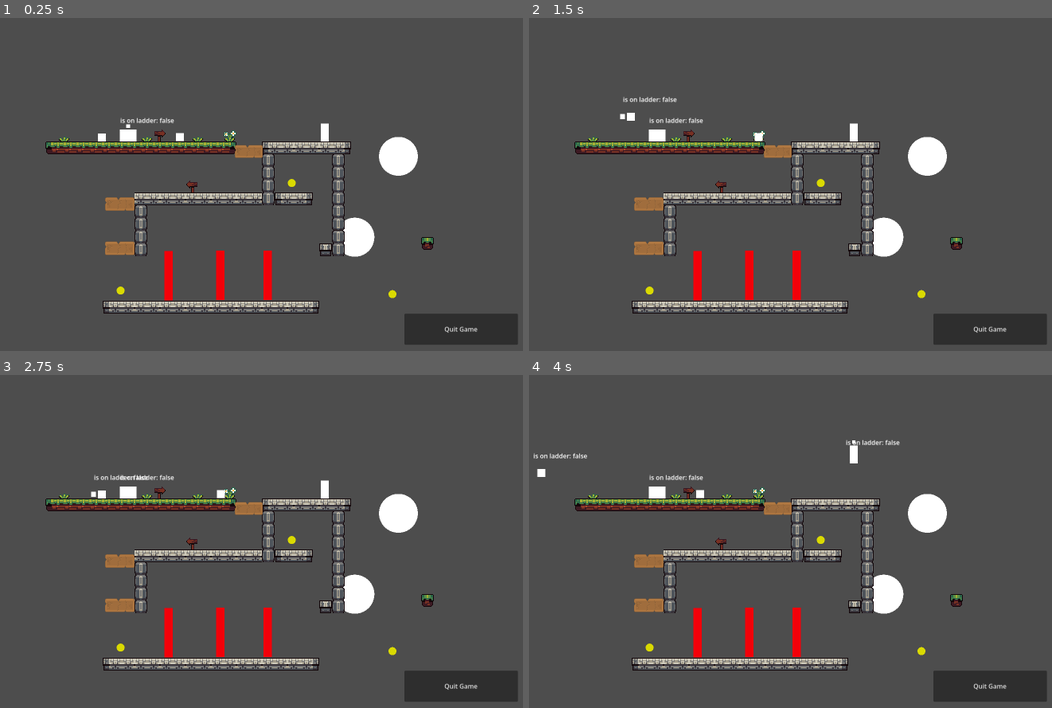
Above: before the commit, frames 1-4 (two rows, left to right).
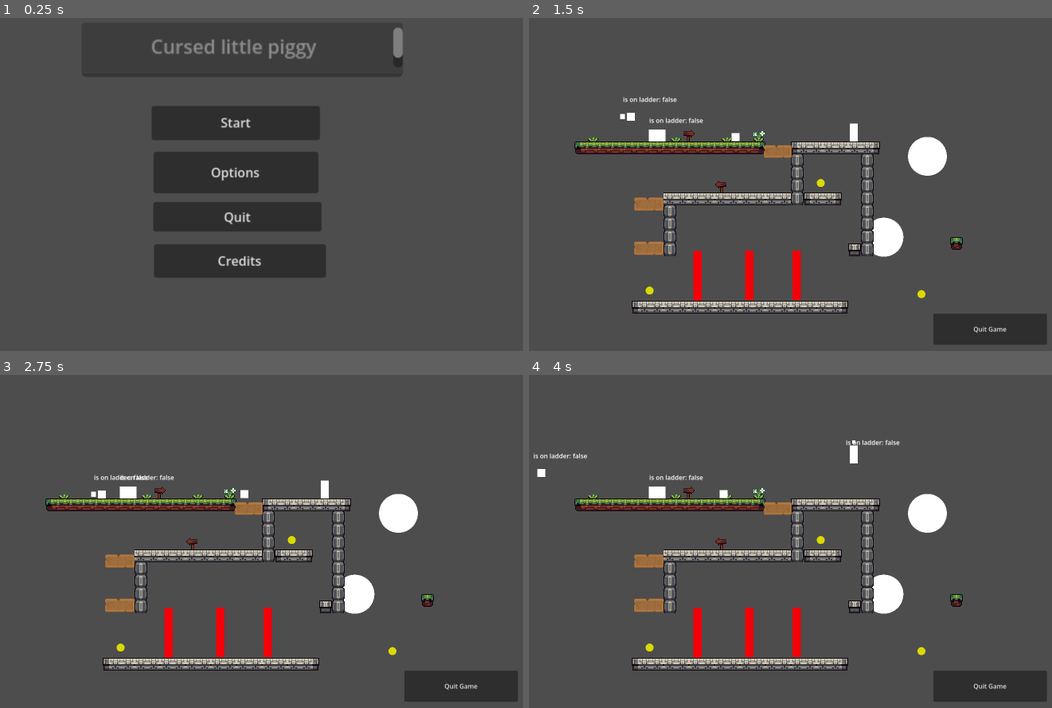
Above: after the commit, the same moments.

Repository: sighyuel/The-Cursed-Little-Pigs
Game: Godot game, scene res://test-stuff/scenes/MainMenu.tscn
Same seed, same stepped clock (60 frames per second), same inputs: the game is played once before the commit and once after it. Before the commit the project starts from res://test-stuff/levels/test-level.tscn.
Inputs (mouse positions are in pixels of both pictures, inside the frame that each line leads up to):
- Up to frame 1 (0.25 s): no input
- Up to frame 2 (1.5 s): click (764, 124) at 0.5 s, where only the run after the commit has a clickable "Start"; hold C (Right Bumper) from 1.28 s (still down); tap Space (A) at 1.35 s
- Up to frame 3 (2.75 s): keep holding C (Right Bumper); tap Up (ui_up) at 1.52, 2.27 s; tap Space (A) at 2.1 s
- Up to frame 4 (4 s): release C (Right Bumper) at 2.78 s; hold Left (ui_left) 2.78-3.53 s; tap Z (B) at 2.85 s; tap Space (A) at 3.05, 3.8 s; hold C (Right Bumper) from 3.53 s (still down); tap X (Y) at 3.6 s; tap Up (ui_up) at 3.77 s

The runs differ from the first frame. In frame 1, 23% of the frame differs, in the area x 8-99%, y 2-99%; in frame 2, less than 0.1%; in frame 3, less than 0.1%; in frame 4, less than 0.1%.

Commit message:
Fixed Spelling Mistake
- Main Menu is now spelt correctly

- Default scene is now Main Menu

Diff:
--- a/test-project/project.godot
+++ b/test-project/project.godot
@@ -15,7 +15,7 @@
 [application]
 
 config/name="Cursed_Little_Pigs_Alpha"
-run/main_scene="uid://h0av8kw4uam5"
+run/main_scene="uid://cfbynoao0yg34"
 config/features=PackedStringArray("4.6", "Forward Plus")
 config/icon="res://picture of john godot/icon.svg"
 
--- a/test-project/test-stuff/scenes/MainMeun.tscn
+++ b/test-project/test-stuff/scenes/MainMenu.tscn
@@ -1,9 +1,9 @@
 [gd_scene format=3 uid="uid://cfbynoao0yg34"]
 
-[ext_resource type="Script" uid="uid://ckt0unhkn0v73" path="res://test-stuff/scripts/MainMeun.gd" id="1_qpwwh"]
-[ext_resource type="AudioStream" uid="uid://buehksl5glbia" path="res://bad piggies.ogg" id="2_ouxw6"]
-[ext_resource type="Script" uid="uid://bjwahy8260e4a" path="res://test-stuff/scenes/audio_control.gd" id="3_6lnw2"]
-[ext_resource type="Script" uid="uid://cj5874d10co0o" path="res://test-stuff/scenes/full_screen_control.gd" id="4_enp3u"]
+[ext_resource type="Script" uid="uid://ckt0unhkn0v73" path="res://test-stuff/scripts/MainMenu.gd" id="1_hwiu5"]
+[ext_resource type="AudioStream" uid="uid://buehksl5glbia" path="res://bad piggies.ogg" id="2_ji2f2"]
+[ext_resource type="Script" uid="uid://bjwahy8260e4a" path="res://test-stuff/scenes/audio_control.gd" id="3_8usxe"]
+[ext_resource type="Script" uid="uid://cj5874d10co0o" path="res://test-stuff/scenes/full_screen_control.gd" id="4_mq833"]
 
 [sub_resource type="StyleBoxLine" id="StyleBoxLine_ouxw6"]
 color = Color(1, 1, 1, 1)
@@ -14,7 +14,7 @@
 thickness = 6
 
 [node name="Node2D" type="Node2D" unique_id=2099744671]
-script = ExtResource("1_qpwwh")
+script = ExtResource("1_hwiu5")
 
 [node name="Button_manager" type="Control" parent="." unique_id=1985874251]
 layout_mode = 3
@@ -62,7 +62,6 @@
 text = "             Cursed little piggy
 "
 editable = false
-scroll_vertical = 0.6296296296296295
 
 [node name="Credits" type="Button" parent="Button_manager" unique_id=297037759]
 layout_mode = 0
Not shown: 3 places in test-project/test-stuff/scenes/MainMenu.tscn that only renumber resources
Renamed: test-project/test-stuff/scripts/MainMeun.gd -> test-project/test-stuff/scripts/MainMenu.gd
Renamed: test-project/test-stuff/scripts/MainMeun.gd.uid -> test-project/test-stuff/scripts/MainMenu.gd.uid
Not shown, changed: .DS_Store
